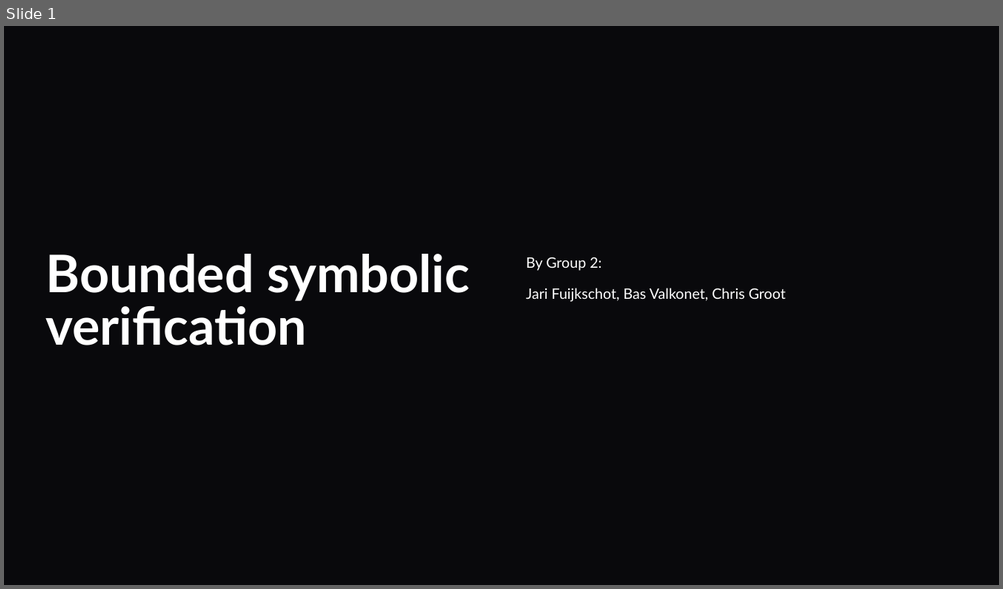
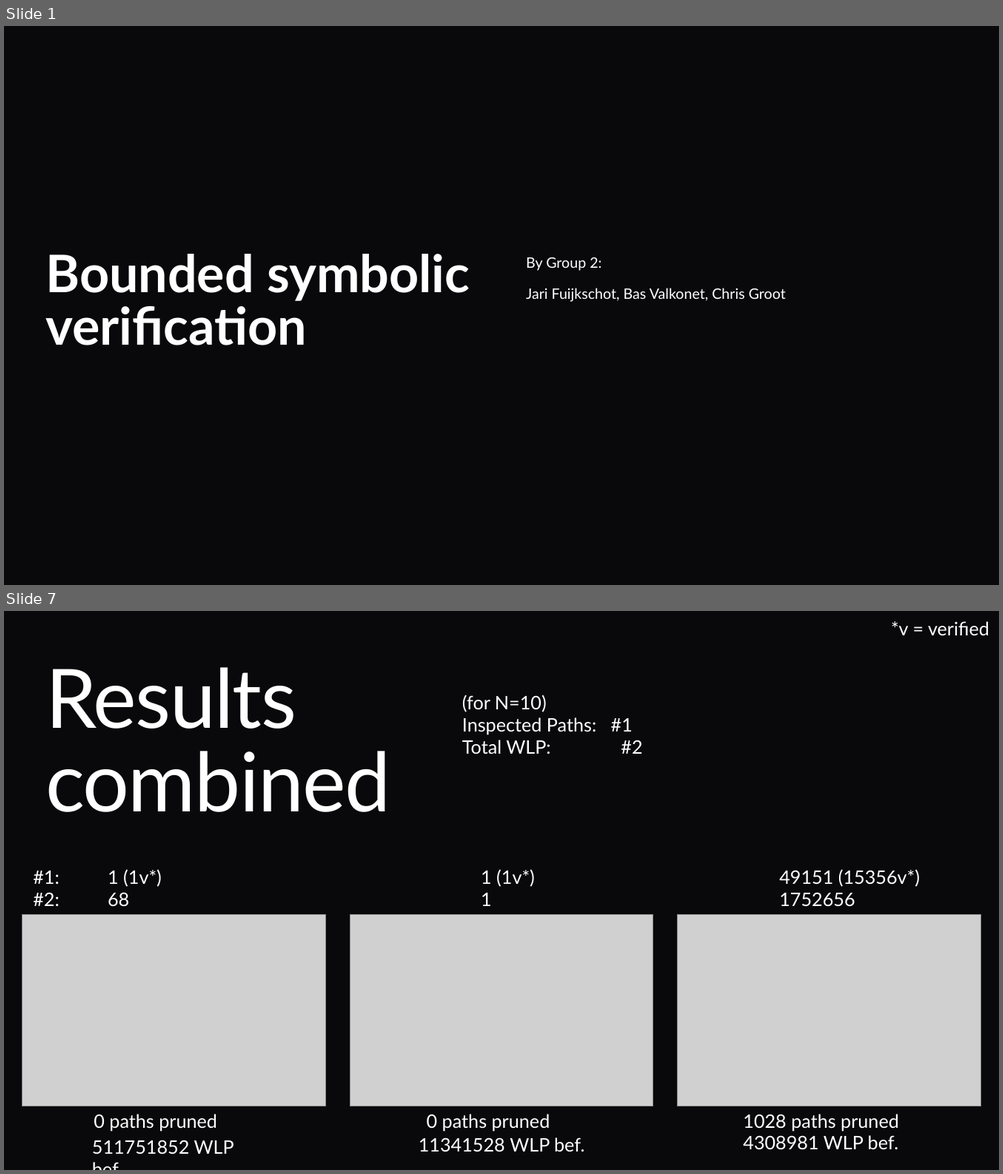
Before and after one commit to JariKanarie/gclparser-master_PSAV, a slide deck: docs/End_Presentation.pptx. Shown one above the other, each under a label of ours: slide 1 before the commit, slides 1 and 7 after it; the slides between them are not shown. The pictures are 1003x589 and 1003x1174 pixels, drawn with LibreOffice and Linux fonts; fonts in the diff are those of the drawing; grey boxes stand for pictures; background and template pictures are left out. Boxes give left, top, right and bottom in pixels: in the first picture for what was removed or moved away, otherwise in the second. Text is boxed around its words. In the diff, an @@ line names an element or a change of style, - is before the commit and + after.

Commit message:
Update appendix benchmarks and performance plots
Refresh benchmark results, graphs, and presentation assets; add the no-heuristics baseline plot and update the benchmark script for the revised CSV schema and error handling.

```diff
--- a/docs/End_Presentation.pptx
+++ b/docs/End_Presentation.pptx
@@ slide 7 added at box(4, 611, 999, 1170), background #09090C @@
@@ text added at box(891, 621, 989, 635), 18 pt, text #FFFFFF @@
+*v = verified
@@ title added at box(45, 667, 390, 812), 79.2 pt, text #FFFFFF @@
+Results combined
@@ text added at box(462, 695, 642, 755), 18 pt, text #FFFFFF @@
+(for N=10)
+Inspected Paths: #1
+Total WLP: #2
@@ text added at box(33, 869, 919, 907), 18 pt, text #FFFFFF @@
+#1: 1 (1v*) 1 (1v*) 49151 (15356v*)
+#2: 68 1 1752656
@@ picture added at box(22, 914, 326, 1106) @@
@@ picture added at box(350, 914, 653, 1106) @@
@@ picture added at box(677, 914, 981, 1106) @@
@@ text added at box(94, 1114, 217, 1132), 18 pt, text #FFFFFF @@
+0 paths pruned
@@ text added at box(427, 1114, 550, 1132), 18 pt, text #FFFFFF @@
+0 paths pruned
@@ text added at box(743, 1114, 899, 1132), 18 pt, text #FFFFFF @@
+1028 paths pruned
@@ text added at box(92, 1140, 234, 1155), 18 pt, text #FFFFFF @@
+511751852 WLP bef.
@@ text added at box(418, 1138, 584, 1153), 18 pt, text #FFFFFF @@
+11341528 WLP bef.
@@ text added at box(743, 1136, 898, 1150), 18 pt, text #FFFFFF @@
+4308981 WLP bef.
```
Also in this commit, not shown: 2 slides changed, 3 other slides added, 4 slides removed, 18 other files.
